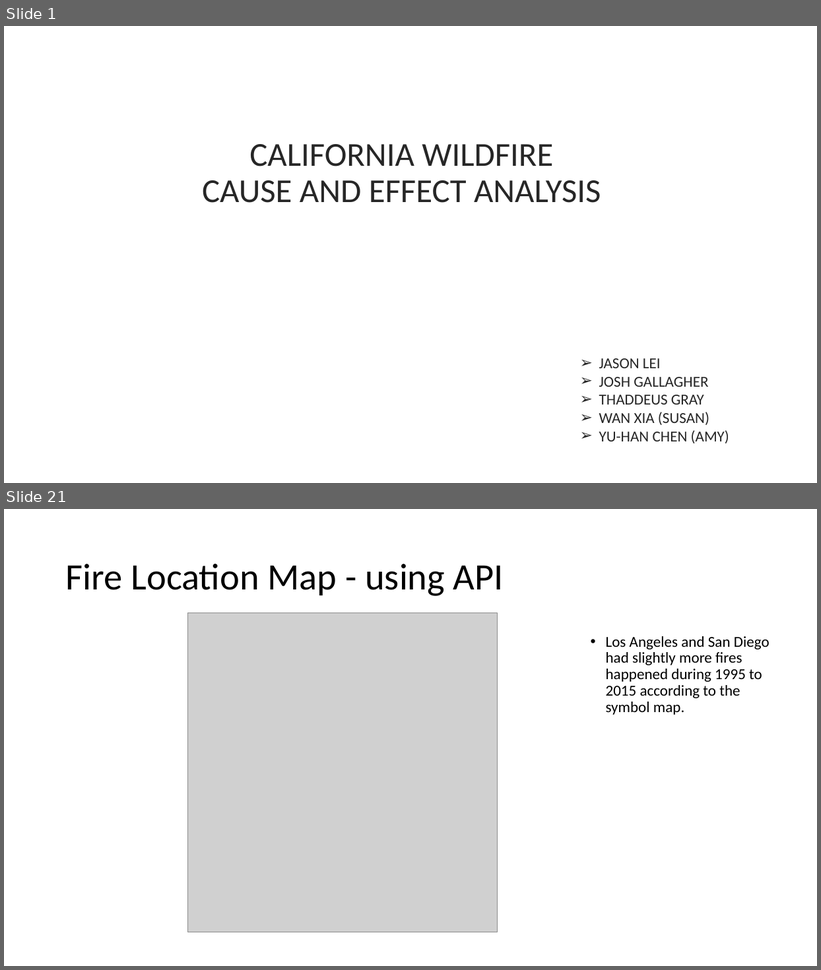
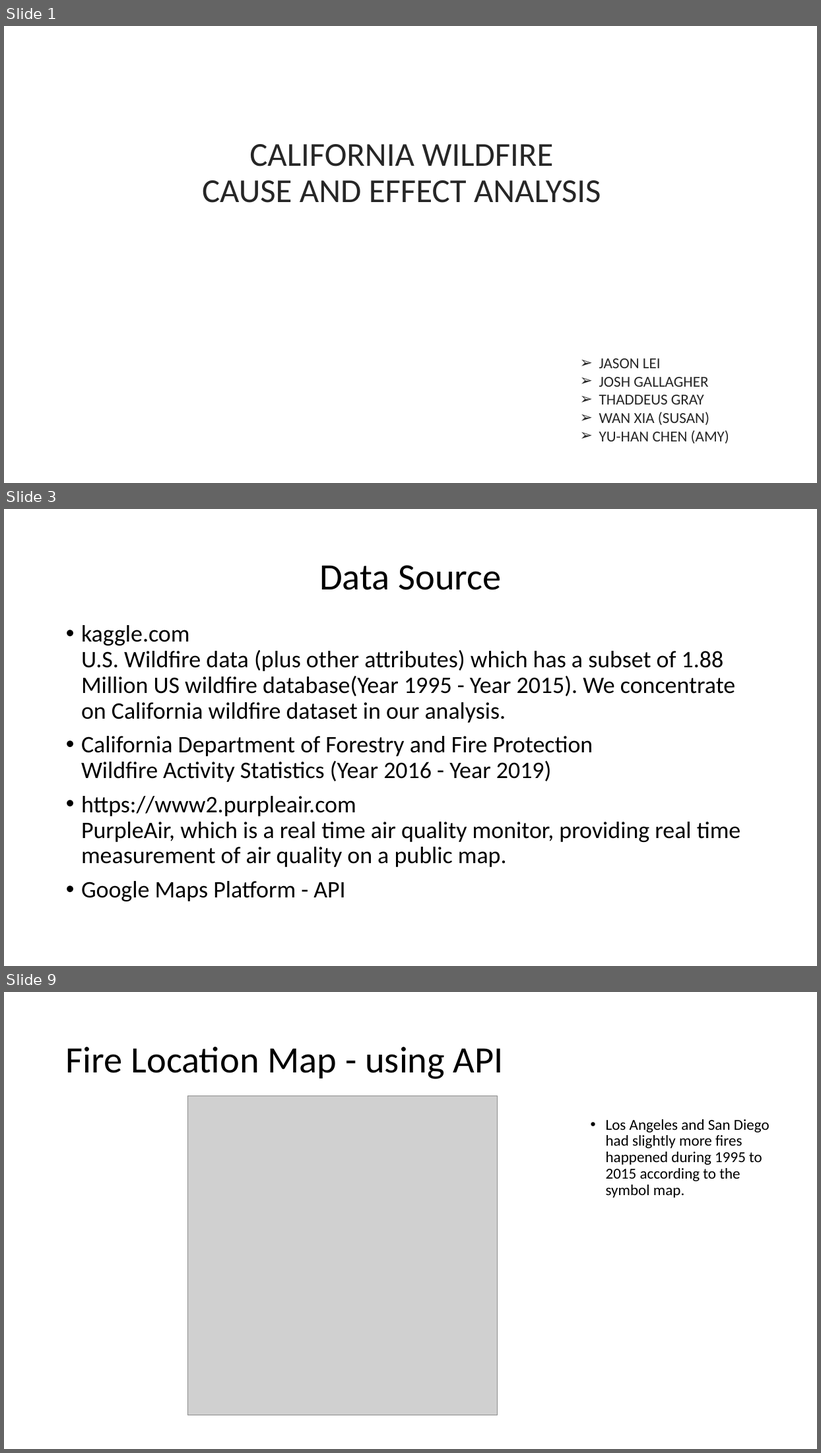
Before and after one commit to susanwxia/ProjectOne, a slide deck: PPT/project01_wanxia.pptx. Shown one above the other, each under a label of ours: slides 1 and 21 before the commit, slides 1, 3 and 9 after it; the slides between them are not shown. The pictures are 821x970 and 821x1453 pixels, drawn with LibreOffice and Linux fonts; fonts in the diff are those of the drawing; grey boxes stand for pictures; background and template pictures are left out. Boxes give left, top, right and bottom in pixels: in the first picture for what was removed or moved away, otherwise in the second. Text is boxed around its words. In the diff, an @@ line names an element or a change of style, - is before the commit and + after.

```diff
--- a/PPT/project01_wanxia.pptx
+++ b/PPT/project01_wanxia.pptx
@@ slide 3 added at (4,509,817,966), background picture (left out) @@
@@ title added at (319,565,501,590), 44 pt, text #000000 @@
+Data Source
@@ text added at (81,625,741,902), 28 pt, text #000000 @@
+• kaggle.com
+  U.S. Wildfire data (plus other attributes) which has a subset of 1.88 Million US wildfire database(Year 1995 - Year 2015). We concentrate on California wildfire dataset in our analysis.
+• California Department of Forestry and Fire Protection
+  Wildfire Activity Statistics (Year 2016 - Year 2019)
+• https://www2.purpleair.com
+  PurpleAir, which is a real time air quality monitor, providing real time measurement of air quality on a public map.
+• Google Maps Platform - API
@@ what was slide 21 is now slide 9 @@
```
Also in this commit, not shown: 3 slides changed, 5 other slides added, 17 slides removed.
